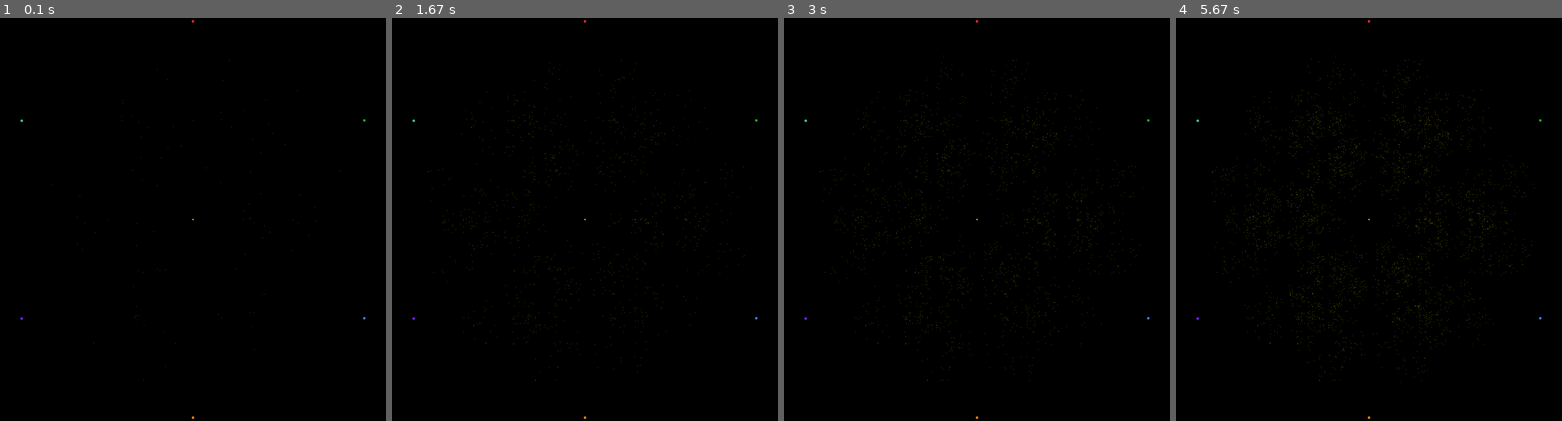
Above: before the commit, frames 1-4 (left to right).
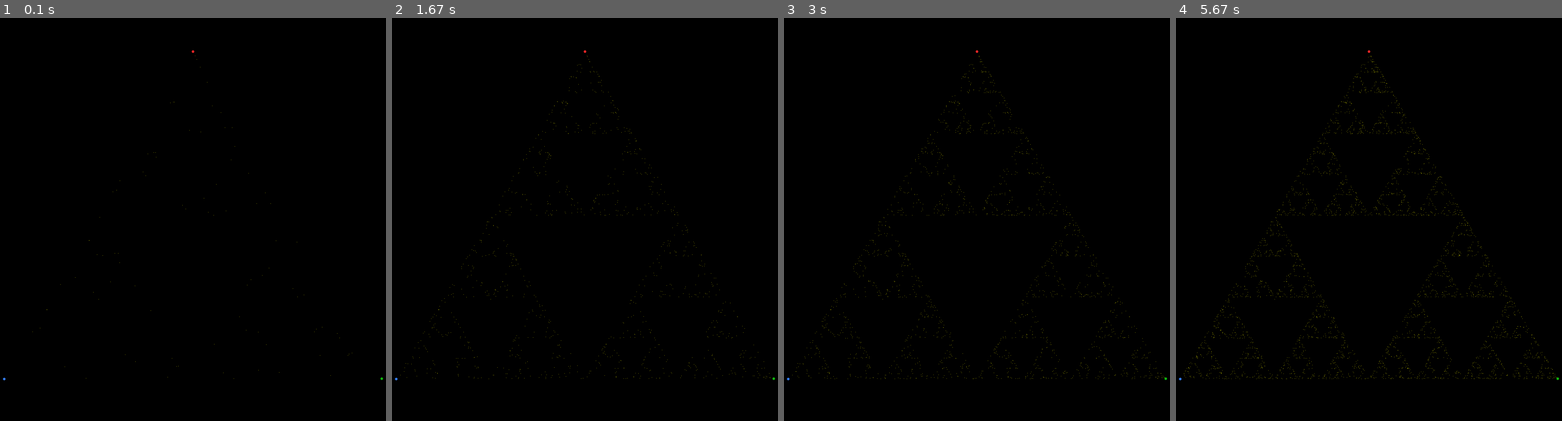
Above: after the commit, the same moments.

Repository: WarrenB42/Chaos-Game
Game: pygame game, started from Chaos Game - PyGame.py
The game is run twice, just before and just after one commit, with the same random seed, the same clock (stepped at 60 frames per second) and the same inputs.
Inputs:
- Up to frame 1 (0.1 s): no input
- Up to frame 2 (1.67 s): no input
- Up to frame 3 (3 s): no input
- Up to frame 4 (5.67 s): no input

The runs differ from the first frame. In frame 1, less than 0.1% of the frame differs, in the area x 0-100%, y 0-100%; in frame 2, 0.6%; in frame 3, 1.0%; in frame 4, 1.7%.

Commit message:
Rename program

Diff:
--- a/Chaos Game.py
+++ b/Chaos Game - PyGame.py
@@ -116,7 +116,7 @@
 
 # select a pattern and create the layout
 
-config = fractalHexagon
+config = sierpinski
 points = config.Points
 startPoint = config.StartPoint
 startPointcolor = config.StartPointColor
